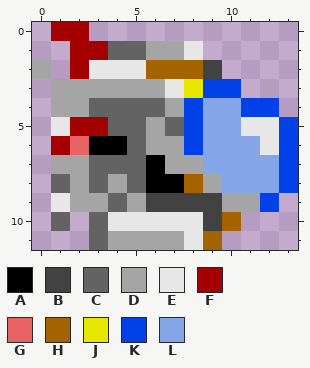
Pixel-art sprite -- game-projects/r-type/objects/player1/images/rship_0.png. That is the earlier state.
The file is 14x12 pixels. Colours within 5 levels of each other are drawn and written as one.
Palette (. is transparent): A #000000  B #424242  C #636363  D #a5a5a5  E #e7e7e7  F #a50000  G #e76363  H #a56300  J #e7e700  K #0042e7  L #84a5e7
Pixels before, first column x 0:
 0 .FF...........
 1 ..FFCCDDE.....
 2 D.FEEEHHHB....
 3 .DDDDDDEJKK...
 4 .DDCCCCDKLLKK.
 5 .EFFCCDCKLLEEK
 6 .FGAACDDKLLLEK
 7 .DDCCCADDLLLLK
 8 .CDCDCAAHDLLLK
 9 .EDDCDBBBBDDK.
10 .C.CEEEEEBH...
11 ...CDDDDEH....
The result:
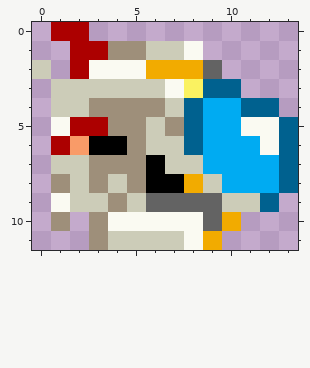
The exact change:
Colour B changes from #424242 to #636363.
Colour C changes from #636363 to #9e8f7a.
Colour D changes from #a5a5a5 to #ccccb8.
Colour E changes from #e7e7e7 to #fafaf2.
Colour F changes from #a50000 to #ac0000.
Colour G changes from #e76363 to #f99b68.
Colour H changes from #a56300 to #f2ab00.
Colour J changes from #e7e700 to #faf261.
Colour K changes from #0042e7 to #00618f.
Colour L changes from #84a5e7 to #00abf2.
